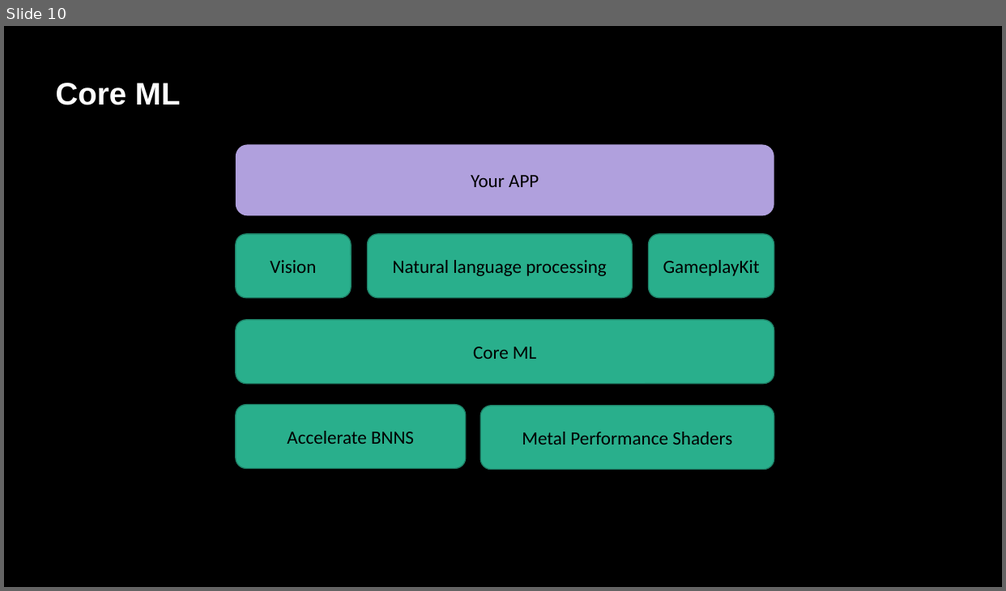
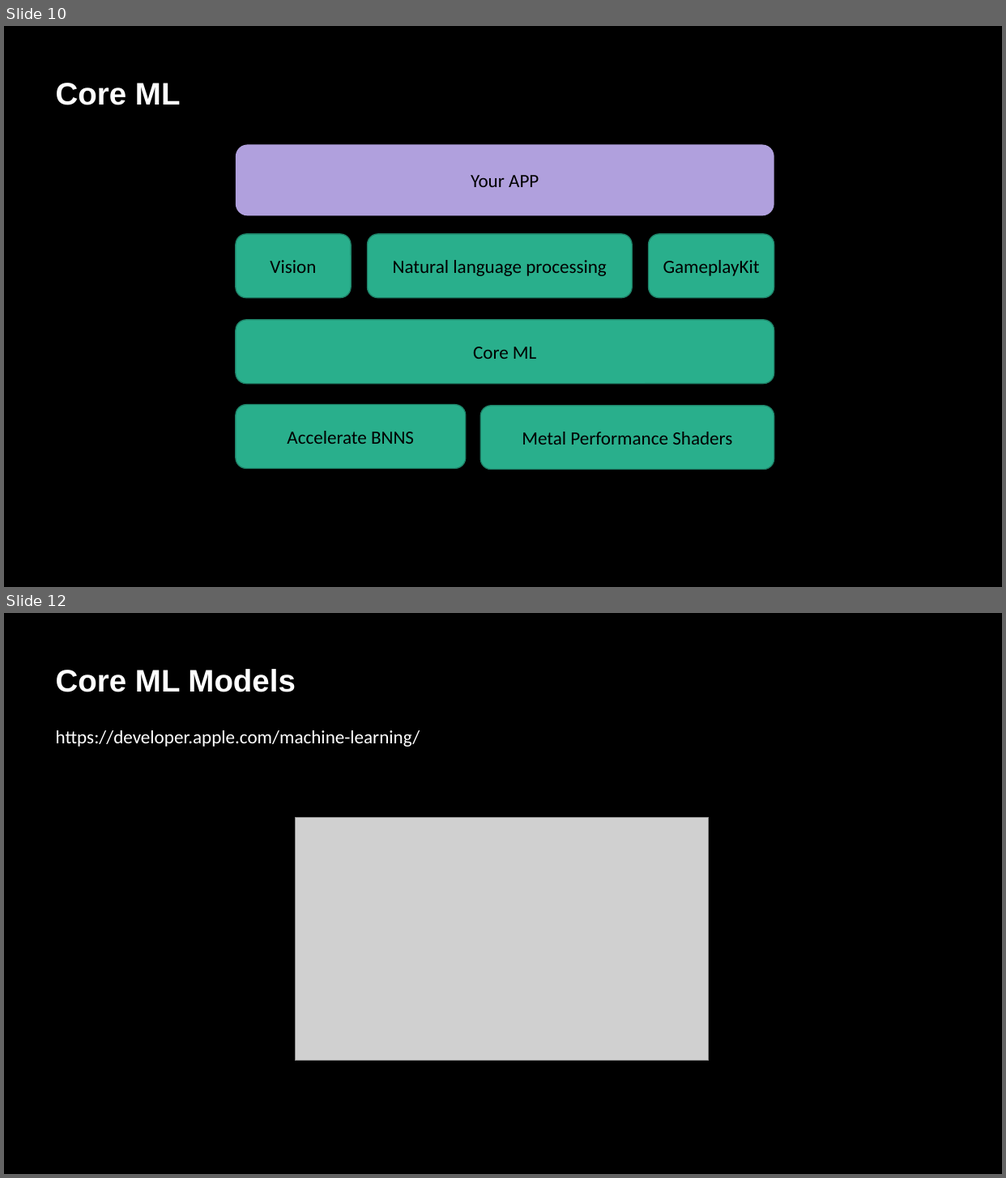
Before and after one commit to GuanyiLL/Study, a slide deck: Swift/CoreMLResearching/CoreML.pptx. Shown one above the other, each under a label of ours: slide 10 before the commit, slides 10 and 12 after it; the slides between them are not shown. The pictures are 1006x591 and 1006x1178 pixels, drawn with LibreOffice and Linux fonts; fonts in the diff are those of the drawing; grey boxes stand for pictures. Boxes give left, top, right and bottom in pixels: in the first picture for what was removed or moved away, otherwise in the second. Text is boxed around its words. In the diff, an @@ line names an element or a change of style, - is before the commit and + after.

Commit message:
Update CoreML

```diff
--- a/Swift/CoreMLResearching/CoreML.pptx
+++ b/Swift/CoreMLResearching/CoreML.pptx
@@ slide 12 added at bbox=[4, 613, 1002, 1174], background #000000 @@
@@ text added at bbox=[56, 669, 295, 692], 30 pt, text #FFFFFF, bold @@
+Core ML Models
@@ text added at bbox=[56, 730, 420, 747], 18 pt, text #FFFFFF @@
+https://developer.apple.com/machine-learning/
@@ picture added at bbox=[296, 817, 710, 1061] @@
```
Also in this commit, not shown: 4 slides changed, 1 other slide added.
